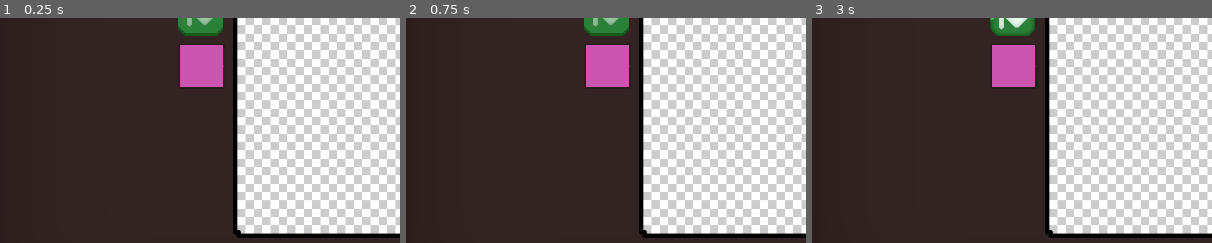
Above: before the commit, frames 1-3 (left to right).
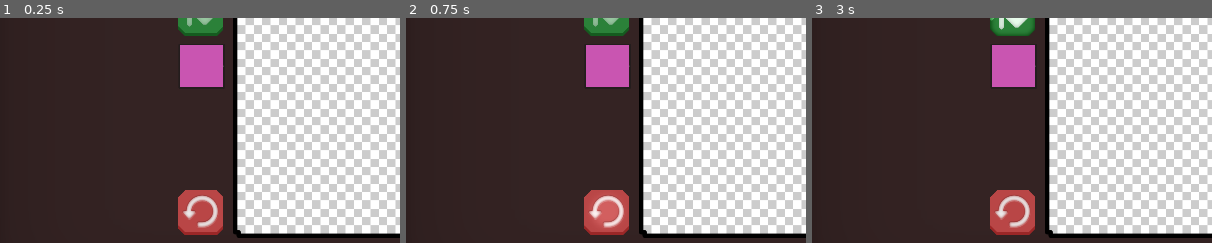
Above: after the commit, the same moments.

Repository: sticks-stuff/ggj
Game: Godot game, scene res://scenes/player_draw_pane.tscn
Two runs of this game, one before a commit and one after it. Both use one fixed random seed, a clock stepped at 60 frames per second and the inputs below. This scene is started directly instead of the project's main scene.
Inputs (mouse positions are % of the whole screen's width and height, from its top left):
- Up to frame 1 (0.25 s): no input
- Up to frame 2 (0.75 s): click (27, 78) at 0.52 s
- Up to frame 3 (3 s): click "Start" at 1.25 s; click "Start" at 2 s; click (27, 29) at 2.75 s
The pictures show only the part of the screen within x 2-52%, y 35-85%; the shares and areas given below are measured in that part.

The runs differ from the first frame. In frame 1, 2.2% of the frame differs, in the area x 44-56%, y 76-97%; in frame 2, 2.2%; in frame 3, 2.2%.

Commit message:
Add undo button

Diff:
--- a/scenes/player_draw_pane.tscn
+++ b/scenes/player_draw_pane.tscn
@@ -8,6 +8,9 @@
 [ext_resource type="FontFile" uid="uid://dquaatdvcdp6o" path="res://fonts/PixelifySans-VariableFont_wght.ttf" id="4_wyn2s"]
 [ext_resource type="PackedScene" uid="uid://tcu8hc3q2u4f" path="res://ui/draw_mode_toggle.tscn" id="6_ffuu5"]
 [ext_resource type="PackedScene" uid="uid://dapqkgg0f682p" path="res://ui/button_standard.tscn" id="9_cayyo"]
+[ext_resource type="Texture2D" uid="uid://0a8vm3oyeha" path="res://sprites/button_undo_normal.png" id="9_gl2i4"]
+[ext_resource type="Texture2D" uid="uid://cyf1lg802jd3w" path="res://sprites/button_undo_pressed.png" id="10_imic6"]
+[ext_resource type="Texture2D" uid="uid://df15ag0jdmpek" path="res://sprites/button_undo_hover.png" id="11_tav3n"]
 
 [node name="PlayerDrawPane" type="Control"]
 layout_mode = 3
@@ -172,3 +175,20 @@
 layout_mode = 1
 grow_horizontal = 1
 grow_vertical = 1
+
+[node name="TextureButton" type="TextureButton" parent="."]
+layout_mode = 1
+anchors_preset = 8
+anchor_left = 0.5
+anchor_top = 0.5
+anchor_right = 0.5
+anchor_bottom = 0.5
+offset_left = -491.0
+offset_top = 246.0
+offset_right = -383.0
+offset_bottom = 354.0
+grow_horizontal = 2
+grow_vertical = 2
+texture_normal = ExtResource("9_gl2i4")
+texture_pressed = ExtResource("10_imic6")
+texture_hover = ExtResource("11_tav3n")
Not shown: 1 places in scenes/player_draw_pane.tscn that only renumber resources
Binary file added: sprites/button_undo_hover.png
Not shown, added: sprites/button_undo_hover.png.import
Binary file added: sprites/button_undo_normal.png
Not shown, added: sprites/button_undo_normal.png.import
Binary file added: sprites/button_undo_pressed.png
Not shown, added: sprites/button_undo_pressed.png.import
